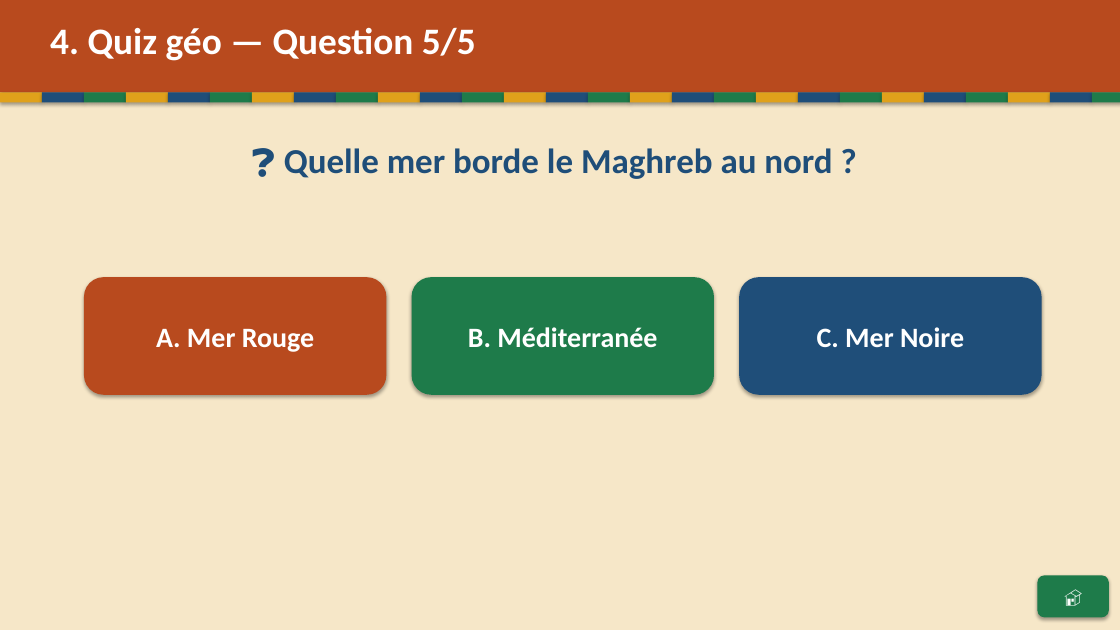
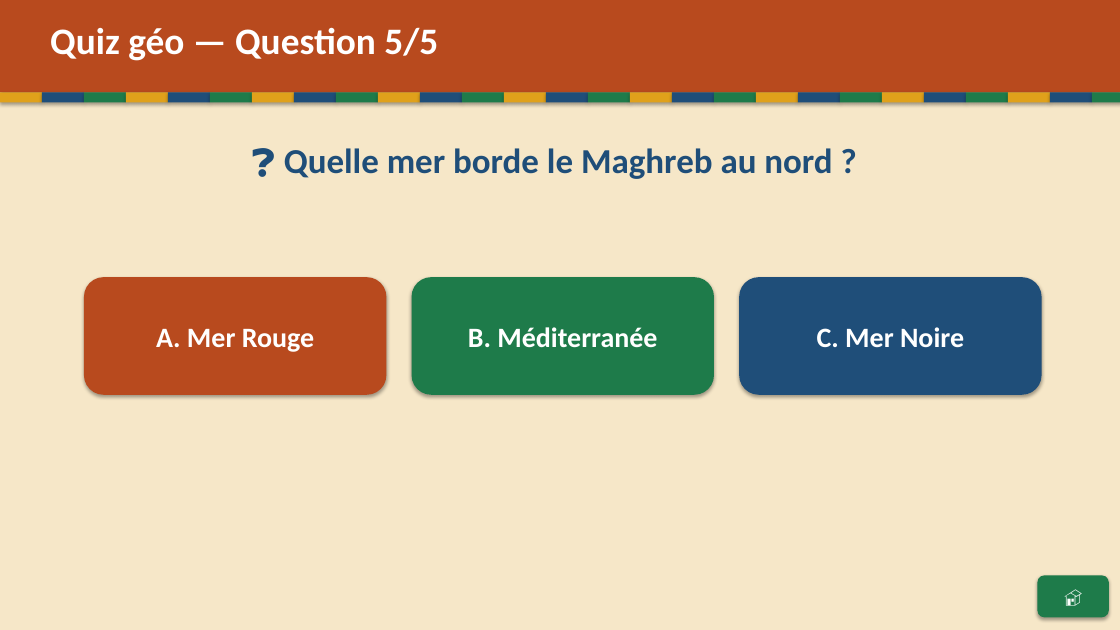
Before and after one commit to Paquereauman/Paquereauman, a slide deck: slide 22 of maghreb/maghreb-interactif.pptx (slide 21 before the commit). Drawn at 1120x630 pixels with LibreOffice and Linux fonts; fonts in the diff are those of the drawing. Boxes give left, top, right and bottom in pixels: in the first picture for what was removed or moved away, otherwise in the second. Text is boxed around its words. In the diff, an @@ line names an element or a change of style, - is before the commit and + after.

```diff
--- a/maghreb/maghreb-interactif.pptx
+++ b/maghreb/maghreb-interactif.pptx
@@ text at [50, 27, 438, 61]: text changed @@
-4. Quiz géo — Question 5/5
+Quiz géo — Question 5/5
```
Also in this commit, not shown: 9 other slides changed, 2 slides added.
